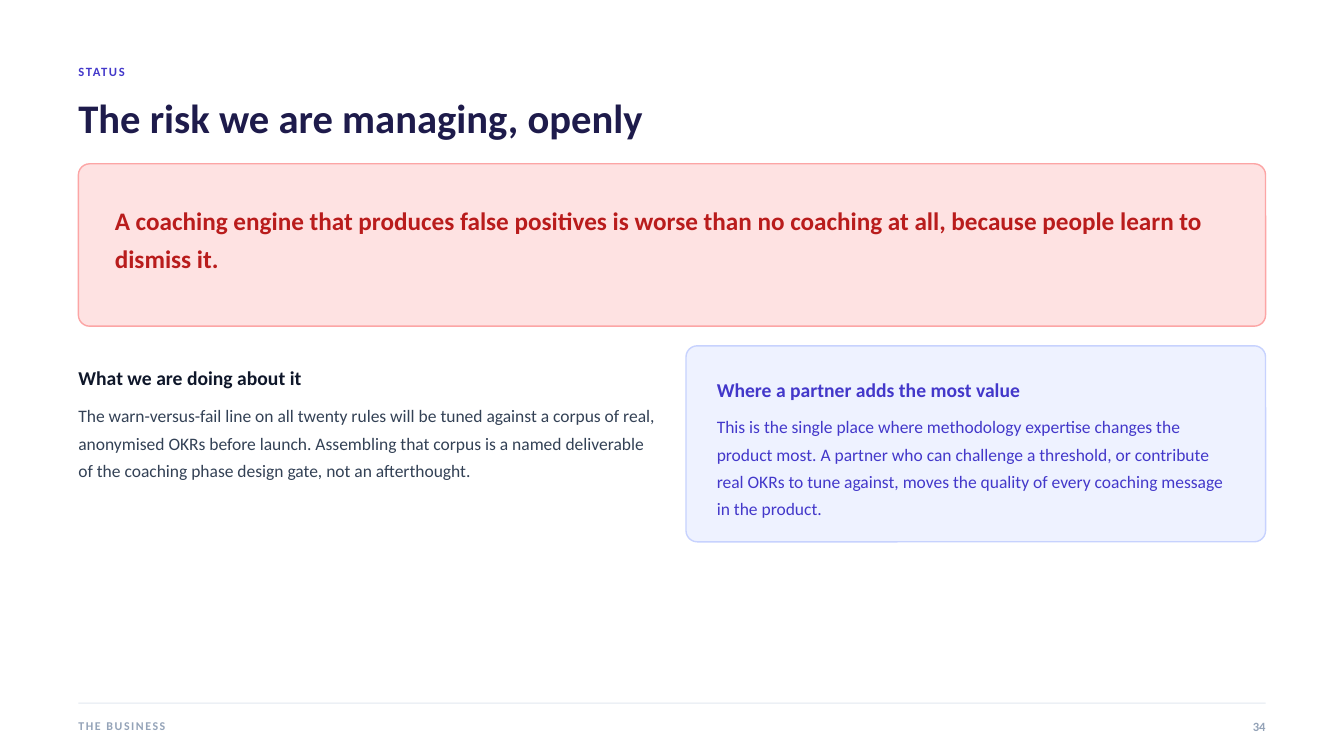
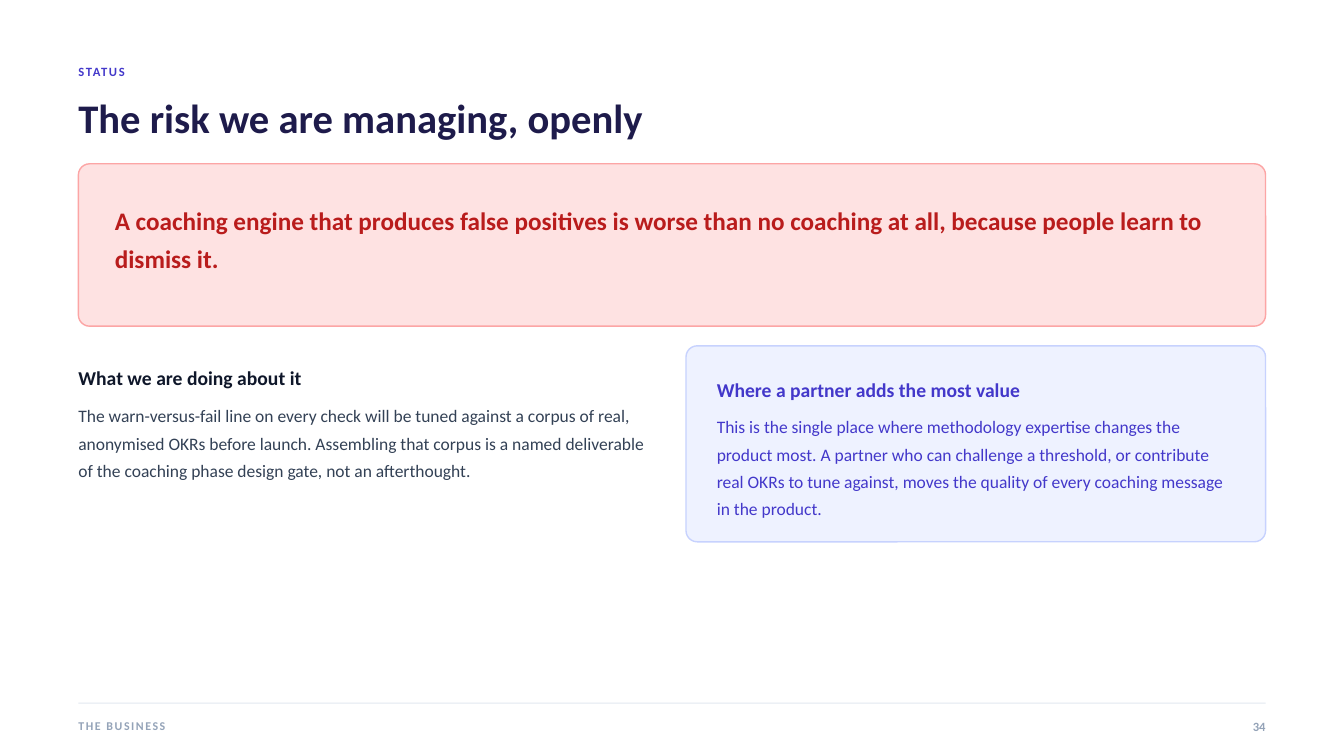
Before and after one commit to open-okr/open-okr, a slide deck: slide 34 of docs/stakeholder/OpenOKR-Deck.pptx. Drawn at 1344x756 pixels with LibreOffice and Linux fonts; fonts in the diff are those of the drawing. Boxes give left, top, right and bottom in pixels: in the first picture for what was removed or moved away, otherwise in the second. Text is boxed around its words. In the diff, an @@ line names an element or a change of style, - is before the commit and + after.

Commit message:
Rebuild the stakeholder pack from the corrected sources
The overview and the deck were rendered from text that said the product was
specified and not yet built, and that there were 104 tasks. The sources were
corrected in the previous commit and the renders were not, which left the two
files a reader is pointed at first saying the opposite of the README.

pandoc, python3 and Info-ZIP are on this machine now, so build.sh and
make-deck.py both run here. OpenOKR-Overview.docx is rebuilt, 20 tables
refitted, and its PDF re-exported through Word.

OpenOKR-Deck.pptx is rebuilt with 36 slides. Its PDF is not, and that is
worth writing down rather than leaving as a puzzle: PowerPoint on this machine
refuses to open the deck through automation, and refuses the committed deck
from 11 August in exactly the same way, so it is the machine and not the file.
Opening the .pptx in PowerPoint and exporting over OpenOKR-Deck.pdf is the one
manual step, and the folder's README now says so along with two other things
it had wrong: build.sh needs zip and unzip, and it never needed Pillow.

check:docs green.

```diff
--- a/docs/stakeholder/OpenOKR-Deck.pptx
+++ b/docs/stakeholder/OpenOKR-Deck.pptx
@@ text at box(78, 410, 644, 480): text changed @@
-The warn-versus-fail line on all twenty rules will be tuned against a corpus of real, anonymised OKRs before launch. Assembling that corpus is a named deliverable of the coaching phase design gate, not an afterthought.
+The warn-versus-fail line on every check will be tuned against a corpus of real, anonymised OKRs before launch. Assembling that corpus is a named deliverable of the coaching phase design gate, not an afterthought.
```
Also in this commit, not shown: 5 other slides changed, 3 other files.
